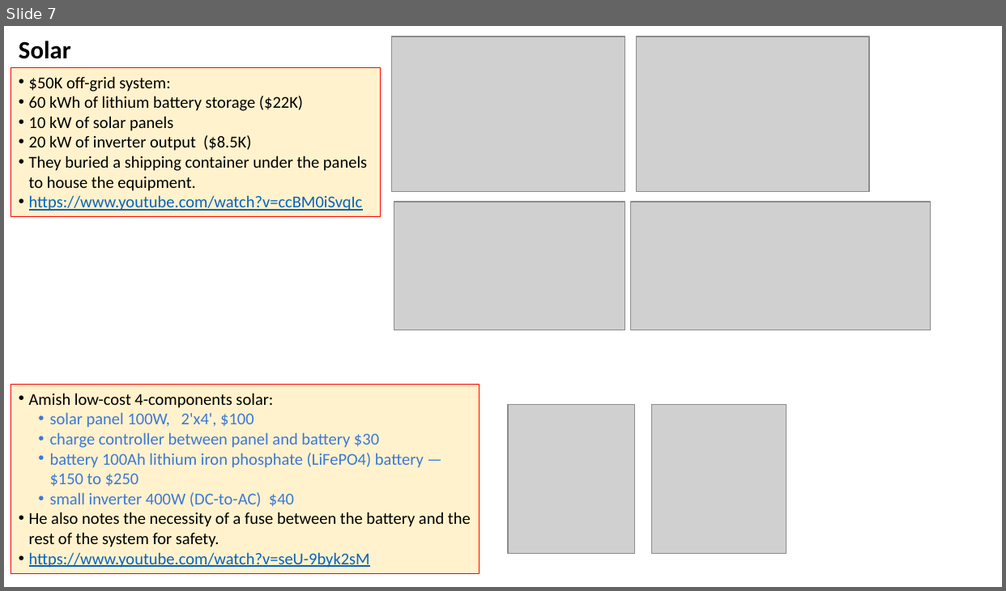
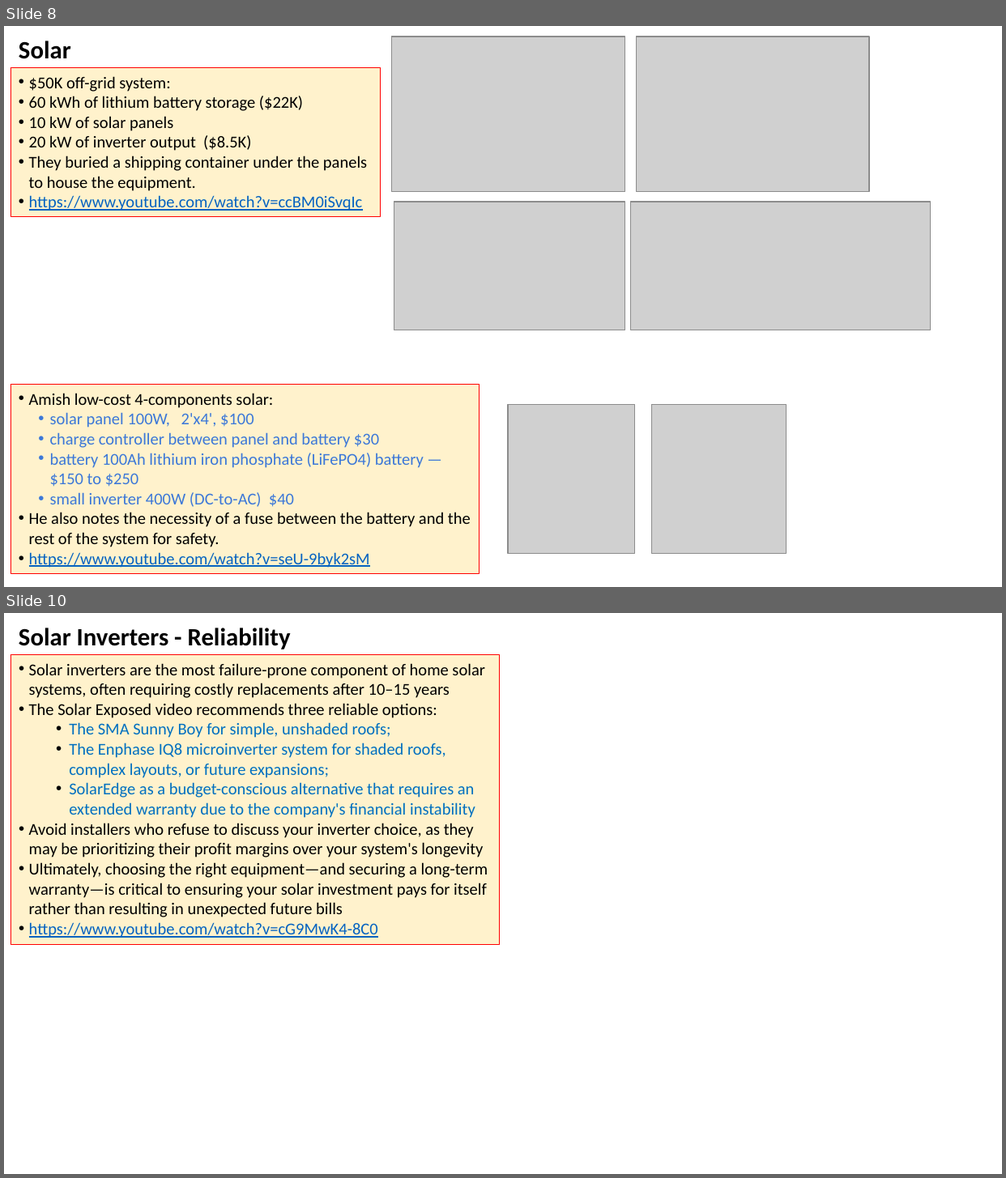
Before and after one commit to lselector/misc_farm, a slide deck: solar.pptx. Shown one above the other, each under a label of ours: slide 7 before the commit, slides 8 and 10 after it; the slides between them are not shown. The pictures are 1006x591 and 1006x1178 pixels, drawn with LibreOffice and Linux fonts; fonts in the diff are those of the drawing; grey boxes stand for pictures. Boxes give left, top, right and bottom in pixels: in the first picture for what was removed or moved away, otherwise in the second. Text is boxed around its words. In the diff, an @@ line names an element or a change of style, - is before the commit and + after.

```diff
--- a/solar.pptx
+++ b/solar.pptx
@@ slide 10 added at (4,613,1002,1174), background #FFFFFF @@
@@ text added at (19,628,291,649), 18 pt, text #000000, bold @@
+Solar Inverters - Reliability
@@ rectangle added at (11,655,499,944), fill #FFF2CC, outline #FF0000 0.56 pt, 12 pt, text #000000 @@
+• Solar inverters are the most failure-prone component of home solar systems, often requiring costly replacements after 10–15 years
+• The Solar Exposed video recommends three reliable options:
+• The SMA Sunny Boy for simple, unshaded roofs;
+• The Enphase IQ8 microinverter system for shaded roofs, complex layouts, or future expansions;
+• SolarEdge as a budget-conscious alternative that requires an extended warranty due to the company's financial instability
+• Avoid installers who refuse to discuss your inverter choice, as they may be prioritizing their profit margins over your system's longevity
+• Ultimately, choosing the right equipment—and securing a long-term warranty—is critical to ensuring your solar investment pays for itself rather than resulting in unexpected future bills
+• https://www.youtube.com/watch?v=cG9MwK4-8C0
@@ what was slide 7 is now slide 8 @@
```
Also in this commit, not shown: 3 slides changed, 1 other slide added.
